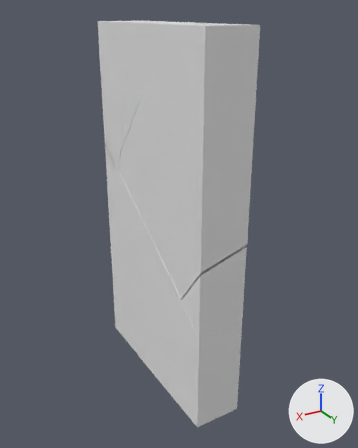
What one commit did to the Blender file Three Bears High Fiving/Assets/Objects/Destroyed Door.blend.
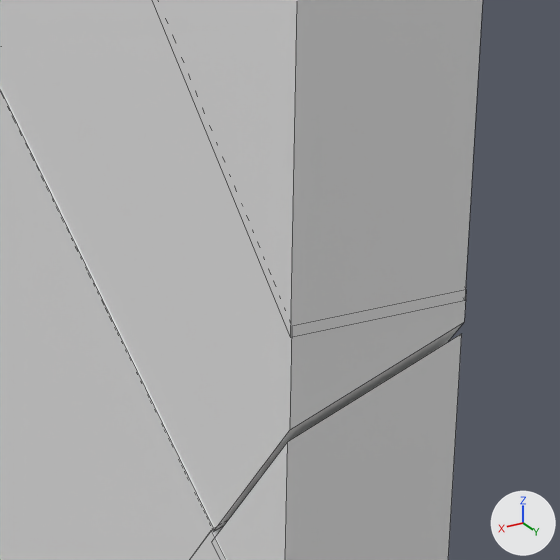
Each version is shown whole from a 50 mm lens placed at (4.73, 8.34, 4.35), pointed at (-0.16, 0.18, 0.27), then close up on the part from 35% to 76% of the width and 35% to 69% of the height. Every picture has the same lights, and +X, +Y and +Z are marked at lower right. The close-ups show mesh edges as thin lines.

The older version as bpy lines, for what is in view:
```python
me_cube_004 = bpy.data.meshes.new('Cube.004')
me_cube_004.from_pydata(...)  # 10 vertices, 7 faces; spans x -0.5..0.5, y -1.98..1.35, z -3.36..1.22
me_cube_005 = bpy.data.meshes.new('Cube.005')
me_cube_005.from_pydata([(0.5, 2.0, -1.29), (-0.5, 2.0, -1.19), (-0.5, 2.0, 0.41), (0.5, 1.32, -0.81), (0.5, 2.0, 0.1), (-0.5, 1.22, -0.63)], [], [(1, 5, 2), (4, 3, 0), (2, 4, 0, 1), (4, 2, 5, 3), (1, 0, 3, 5)])
me_cube_006 = bpy.data.meshes.new('Cube.006')
me_cube_006.from_pydata(...)  # 12 vertices, 8 faces; spans x -0.51..0.49, y -1.31..2.01, z -0.74..2.89
ob_part_2 = bpy.data.objects.new('Part 2', me_cube_004)
ob_part_2.location = (0.0, 0.0, 0.0)
ob_part_3 = bpy.data.objects.new('Part 3', me_cube_005)
ob_part_3.location = (0.0, 0.0, 0.0)
ob_part_4 = bpy.data.objects.new('Part 4', me_cube_006)
ob_part_4.location = (0.0, 0.0, 0.0)
# also in view: 'Part 5' at (0.0, 0.94, 2.37)
```
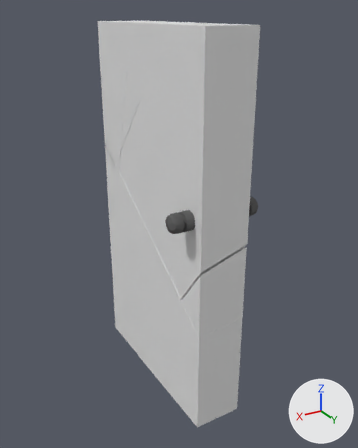
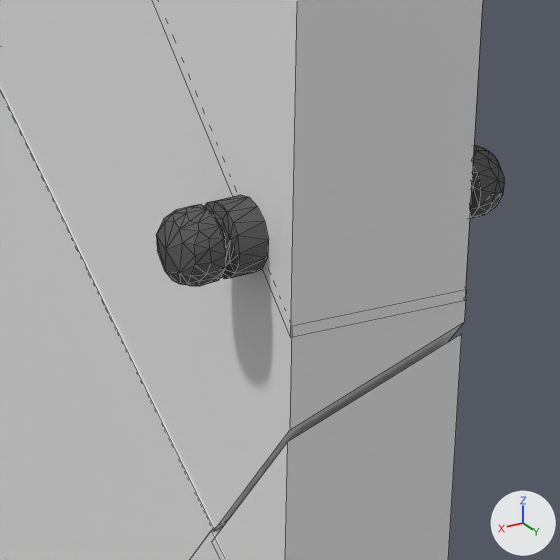
The newer file is also turned or shifted as a whole; pictures and numbers use the older file's frame.

Pixel boxes [x1, y1, x2, y2] of what changed, in the close-ups (560 x 560 px):
'Door knob 1', added: after [156, 195, 269, 286]
'Door knob 2', added: after [470, 145, 504, 219]

The change, as a list of edits to the scene's bpy script:
```text
Add mat_material_000:
    mat_material_000 = diffuse_material('Material.000')
    mat_material_000.base_color = (0.119, 0.119, 0.119)  # dark grey #616161
Add mat_material_001:
    mat_material_001 = diffuse_material('Material.001')
    mat_material_001.base_color = (0.119, 0.119, 0.119)  # dark grey #616161
Add me_cylinder_001:
    me_cylinder_001.from_pydata(...)  # 127 vertices, 238 faces; spans x -1.0..1.0, y -1.0..1.0, z -0.99..0.0
    me_cylinder_001.materials.append(mat_material_000)  # dark grey #616161
Add me_cylinder:
    me_cylinder.from_pydata(...)  # 127 vertices, 238 faces; spans x -1.0..1.0, y -1.0..1.0, z -0.99..0.0
    me_cylinder.materials.append(mat_material_001)  # dark grey #616161
Add ob_door_knob_2:
    ob_door_knob_2 = bpy.data.objects.new('Door knob 2', me_cylinder_001)
    ob_door_knob_2.location = (-0.494, 1.647, 1.027)
    ob_door_knob_2.rotation_euler = (3.142, -1.571, 0.0)  # degrees (180, -90, 0)
    ob_door_knob_2.scale = (0.182, 0.182, 0.447)
Add ob_door_knob_1:
    ob_door_knob_1 = bpy.data.objects.new('Door knob 1', me_cylinder)
    ob_door_knob_1.location = (0.5, 1.647, 1.027)
    ob_door_knob_1.rotation_euler = (0.0, -1.571, 0.0)  # degrees (0, -90, 0)
    ob_door_knob_1.scale = (0.182, 0.182, 0.447)
```
